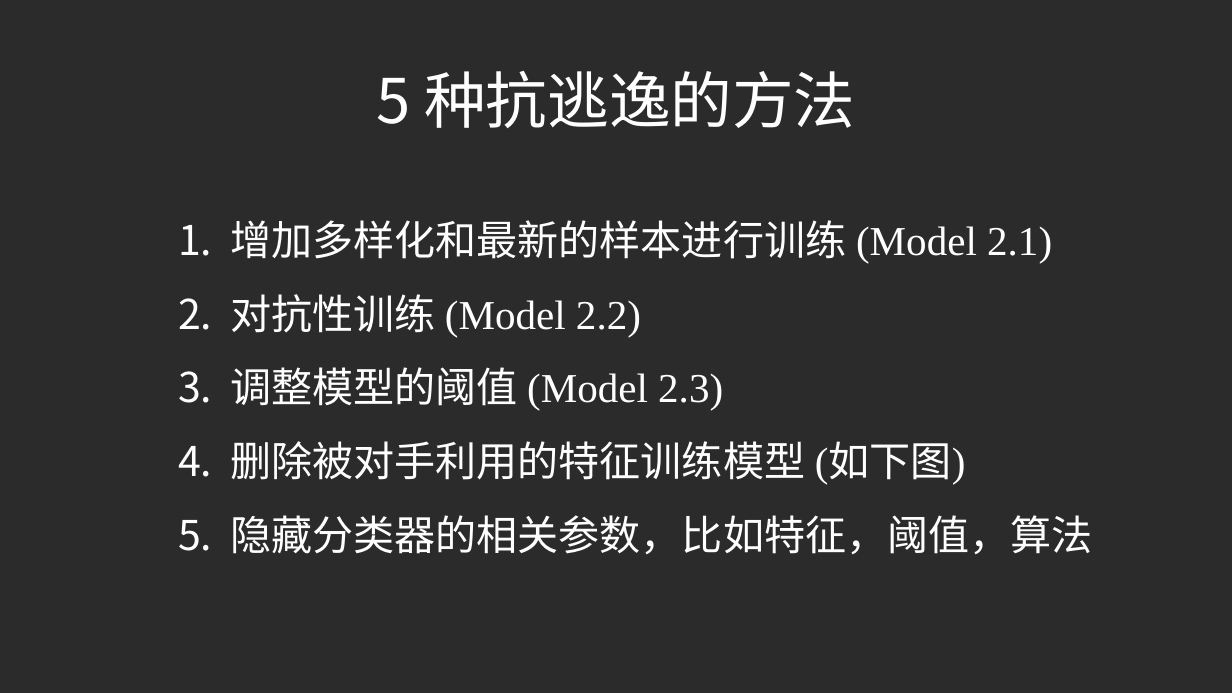
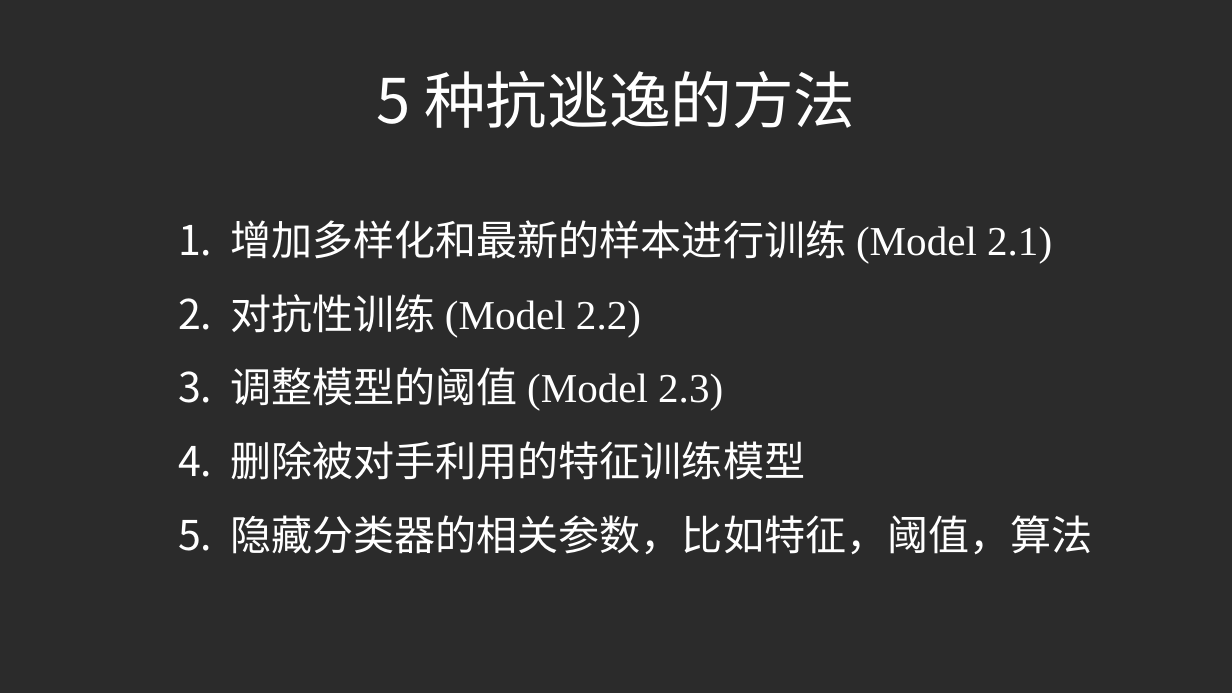
Before and after one commit to Yonahwang/God_with_me, a slide deck: slide 9 of 3Q2018/Q3季度汇报/fengjiao-Deepbule.pptx. Drawn at 1232x693 pixels with LibreOffice and Linux fonts; fonts in the diff are those of the drawing; background and template pictures are left out; a plain dark background stands for a picture behind light text. Boxes give left, top, right and bottom in pixels: in the first picture for what was removed or moved away, otherwise in the second. Text is boxed around its words. In the diff, an @@ line names an element or a change of style, - is before the commit and + after.

```diff
--- a/3Q2018/Q3季度汇报/fengjiao-Deepbule.pptx
+++ b/3Q2018/Q3季度汇报/fengjiao-Deepbule.pptx
@@ text at (230,441,805,480): text changed @@
-4. 删除被对手利用的特征训练模型 (如下图)
+4. 删除被对手利用的特征训练模型
```
Also in this commit, not shown: 4 other slides changed, 3 other files.
